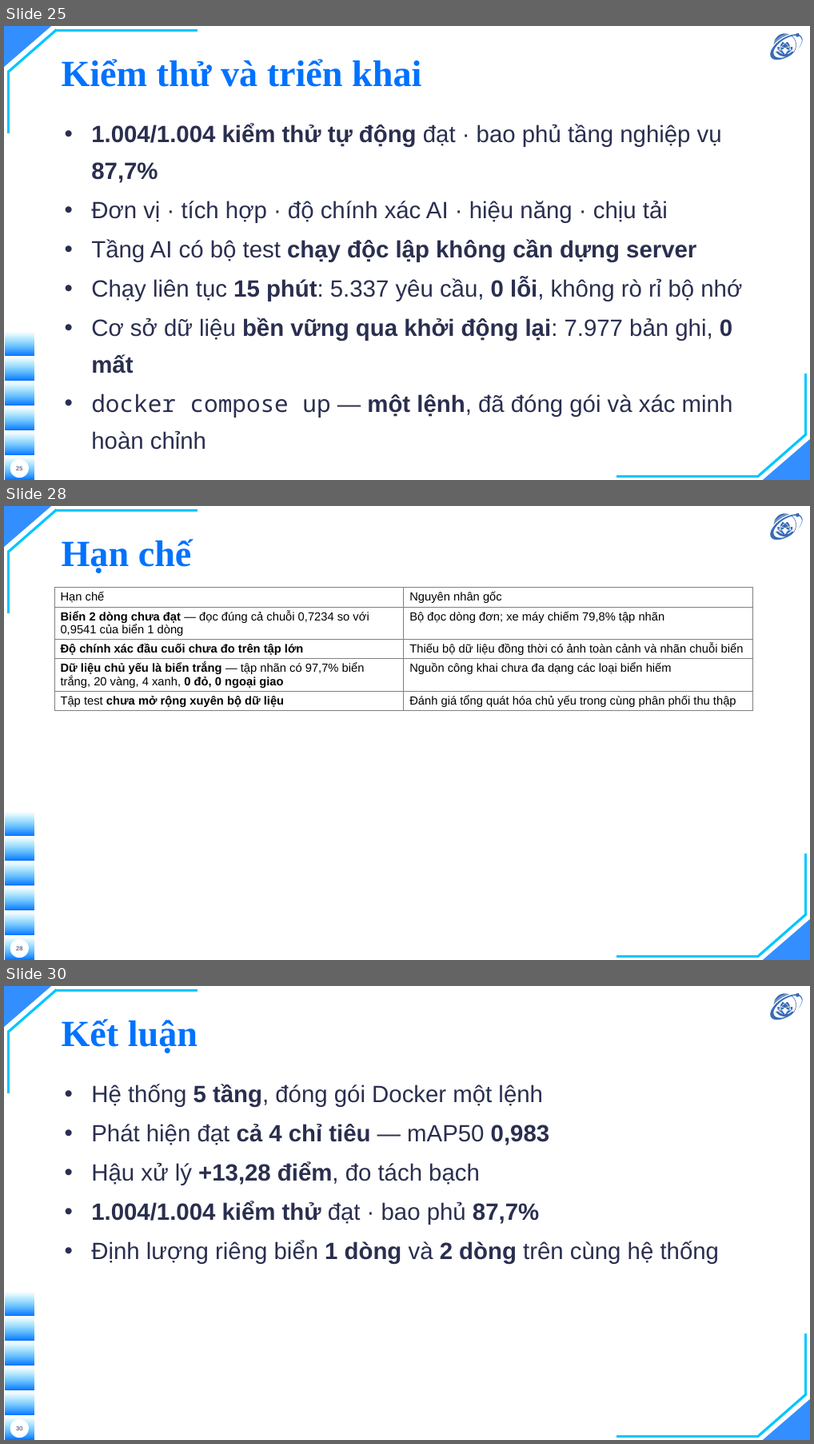
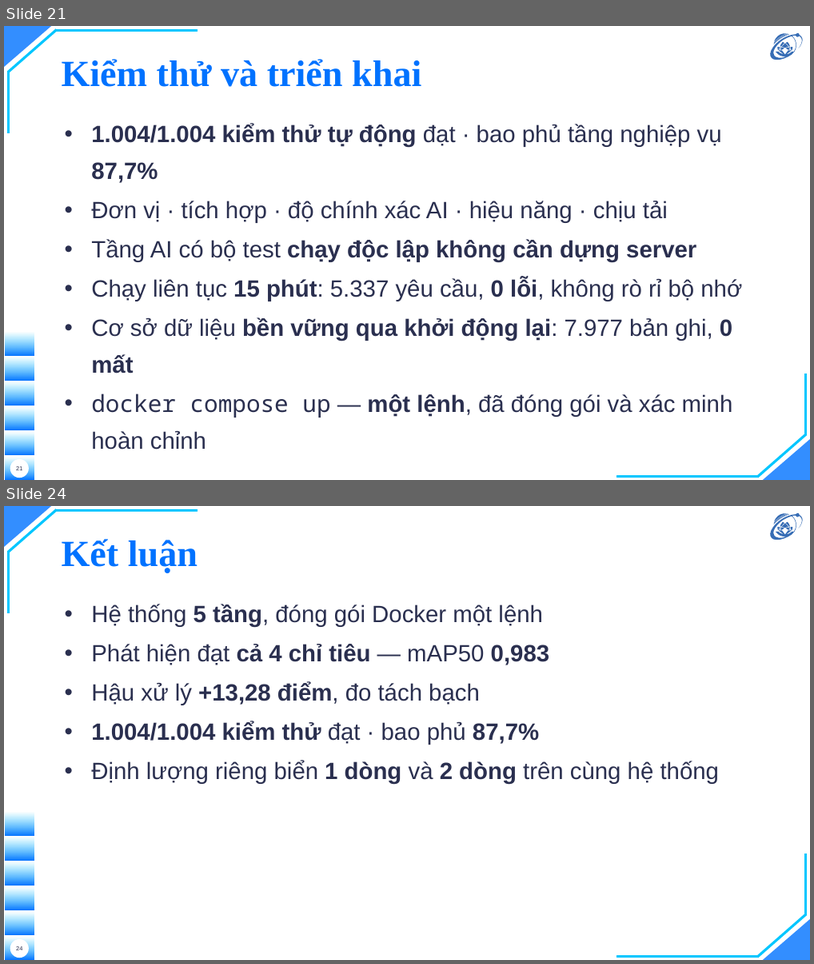
Before and after one commit to hieunguyen2604/alpr-do-an-mon-hoc, a slide deck: docs/slides/slides.pptx. Shown one above the other, each under a label of ours: slides 25, 28 and 30 before the commit, slides 21 and 24 after it; the slides between them are not shown. The pictures are 814x1444 and 814x964 pixels, drawn with LibreOffice and Linux fonts; fonts in the diff are those of the drawing; background and template pictures are left out. Boxes give left, top, right and bottom in pixels: in the first picture for what was removed or moved away, otherwise in the second. Text is boxed around its words. In the diff, an @@ line names an element or a change of style, - is before the commit and + after.

```diff
--- a/docs/slides/slides.pptx
+++ b/docs/slides/slides.pptx
@@ slide 28 removed at [4, 506, 810, 960], background picture (left out); not listed: 16 template elements that a slide beside it also shows @@
@@ title removed at [62, 539, 192, 573] @@
-Hạn chế
@@ table removed at [54, 588, 754, 914], 5 rows, 2 columns @@
-Hạn chế | Nguyên nhân gốc
-Biển 2 dòng chưa đạt — đọc đúng cả chuỗi 0,7234 so với 0,9541 của biển 1 dòng | Bộ đọc dòng đơn; xe máy chiếm 79,8% tập nhãn
-Độ chính xác đầu cuối chưa đo trên tập lớn | Thiếu bộ dữ liệu đồng thời có ảnh toàn cảnh và nhãn chuỗi biển
-Dữ liệu chủ yếu là biển trắng — tập nhãn có 97,7% biển trắng, 20 vàng, 4 xanh, 0 đỏ, 0 ngoại giao | Nguồn công khai chưa đa dạng các loại biển hiếm
-Tập test chưa mở rộng xuyên bộ dữ liệu | Đánh giá tổng quát hóa chủ yếu trong cùng phân phối thu thập
@@ page number removed at [16, 946, 22, 950] @@
-28
@@ what was slide 25 is now slide 21 @@
@@ what was slide 30 is now slide 24 @@
@@ page number at [16, 946, 22, 950]: text changed @@
-30
+24
```
Also in this commit, not shown: 3 slides changed, 1 slide added, 6 other slides removed, 10 other files.
